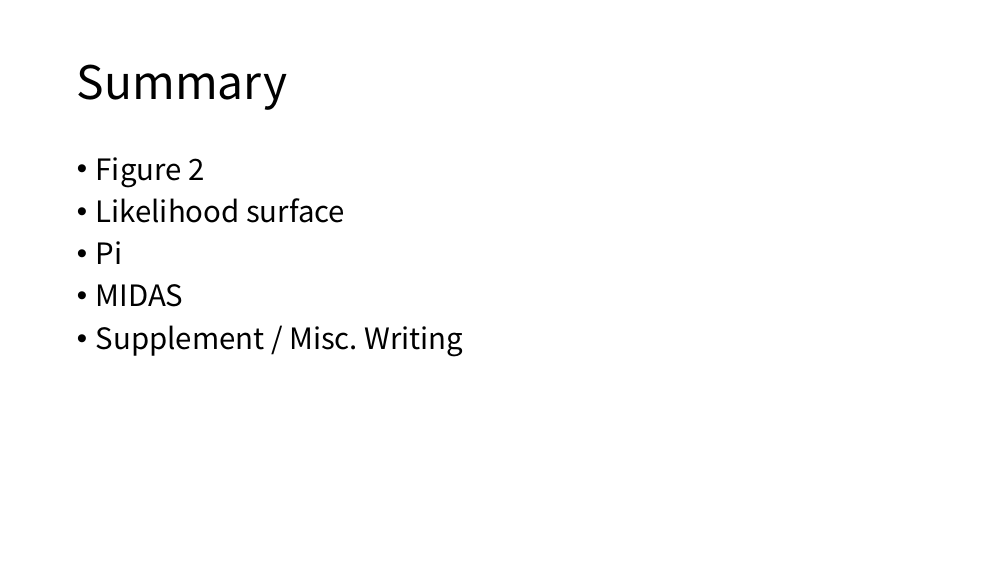
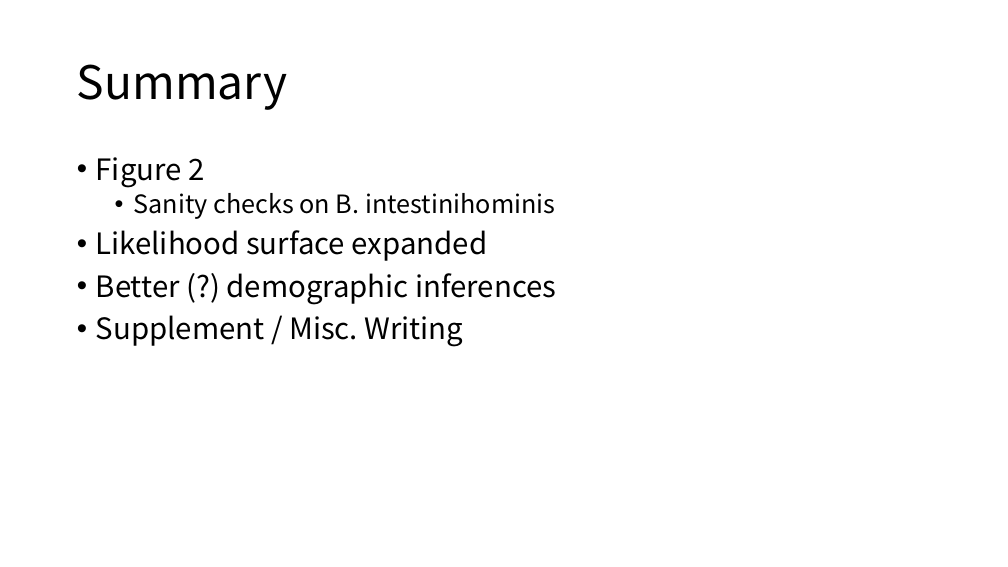
Before and after one commit to jon-mah/demo_for_ccgb, a slide deck: slide 2 of Summary/20220822_microbiome_demographic_slides.pptx. Drawn at 1008x567 pixels with LibreOffice and Linux fonts; fonts in the diff are those of the drawing. Boxes give left, top, right and bottom in pixels: in the first picture for what was removed or moved away, otherwise in the second. Text is boxed around its words. In the diff, an @@ line names an element or a change of style, - is before the commit and + after.

```diff
--- a/Summary/20220822_microbiome_demographic_slides.pptx
+++ b/Summary/20220822_microbiome_demographic_slides.pptx
@@ text at (96, 193, 556, 305): text changed @@
-• Likelihood surface
-• Pi
-• MIDAS
+  • Sanity checks on B. intestinihominis
+• Likelihood surface expanded
+• Better (?) demographic inferences
```
Also in this commit, not shown: 4 other slides changed, 2 slides added, 7 slides removed, 4 other files.
